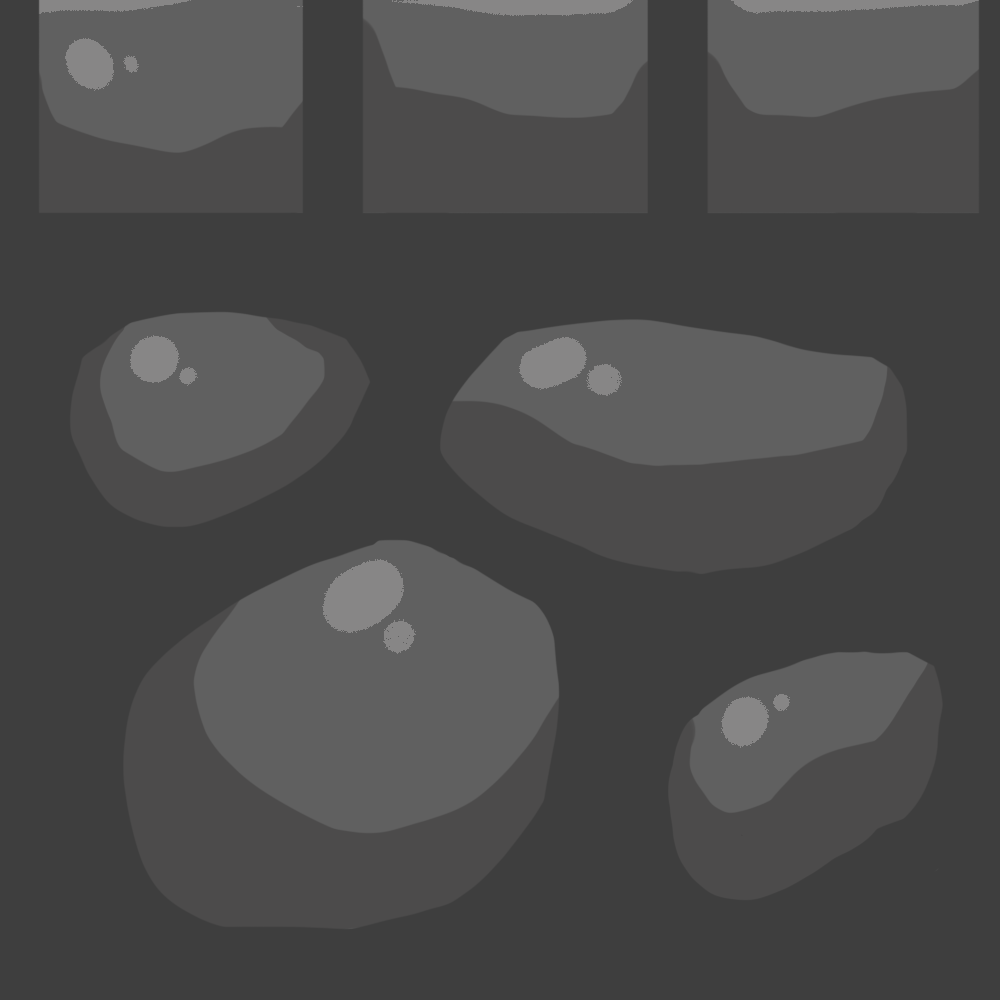
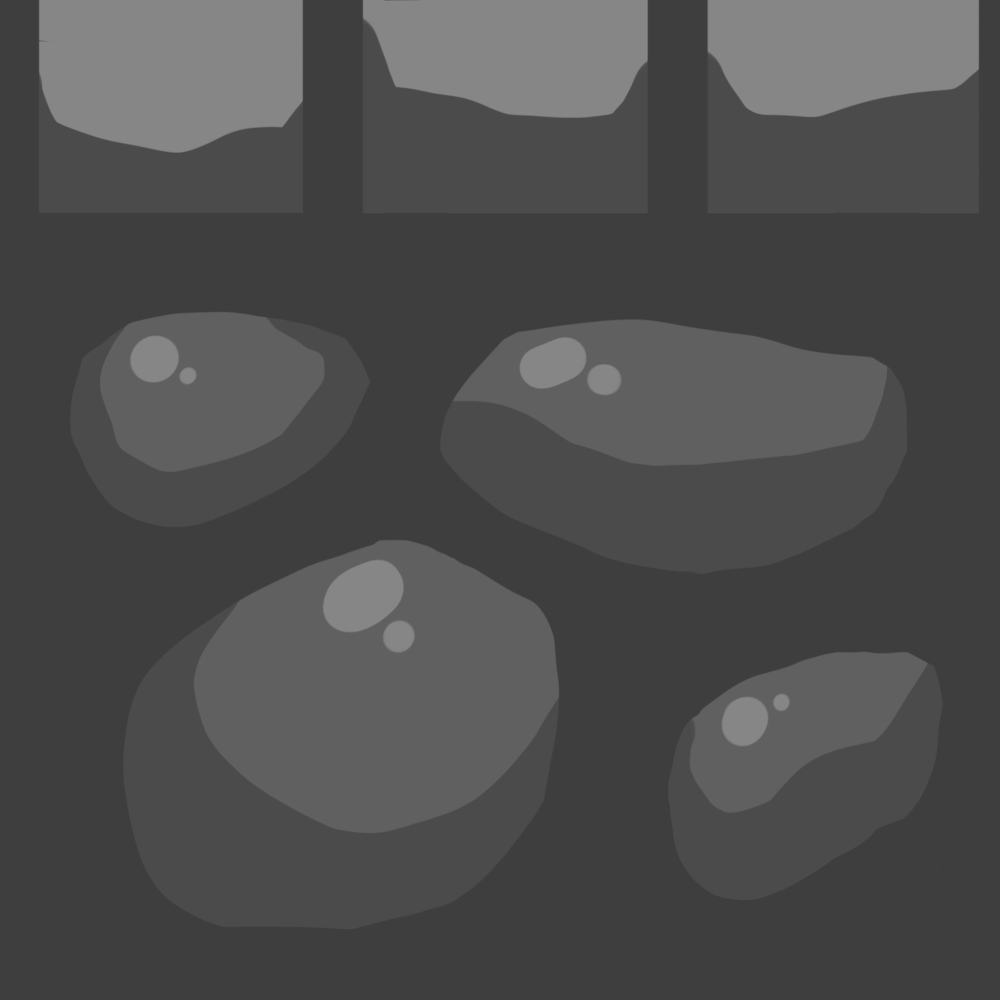
Two versions of the same layered image (1000px x 1000px). Layer-by-layer changes:
moved "Layer 3" above "Layer 4" over [left=38, top=13, right=980, bottom=748]
"Layer 4": blend dissolve → normal, painted on it over [left=38, top=0, right=980, bottom=748]
